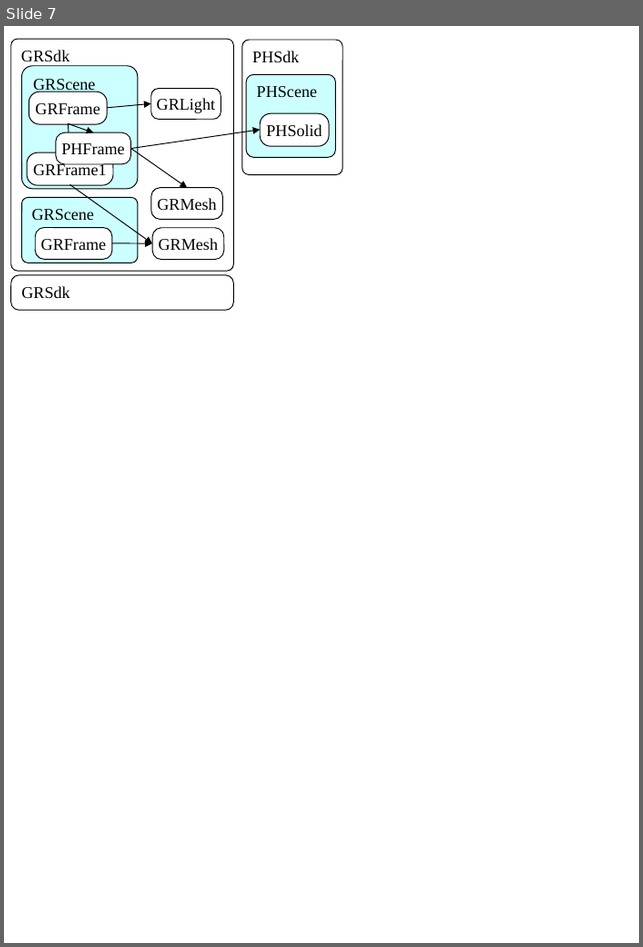
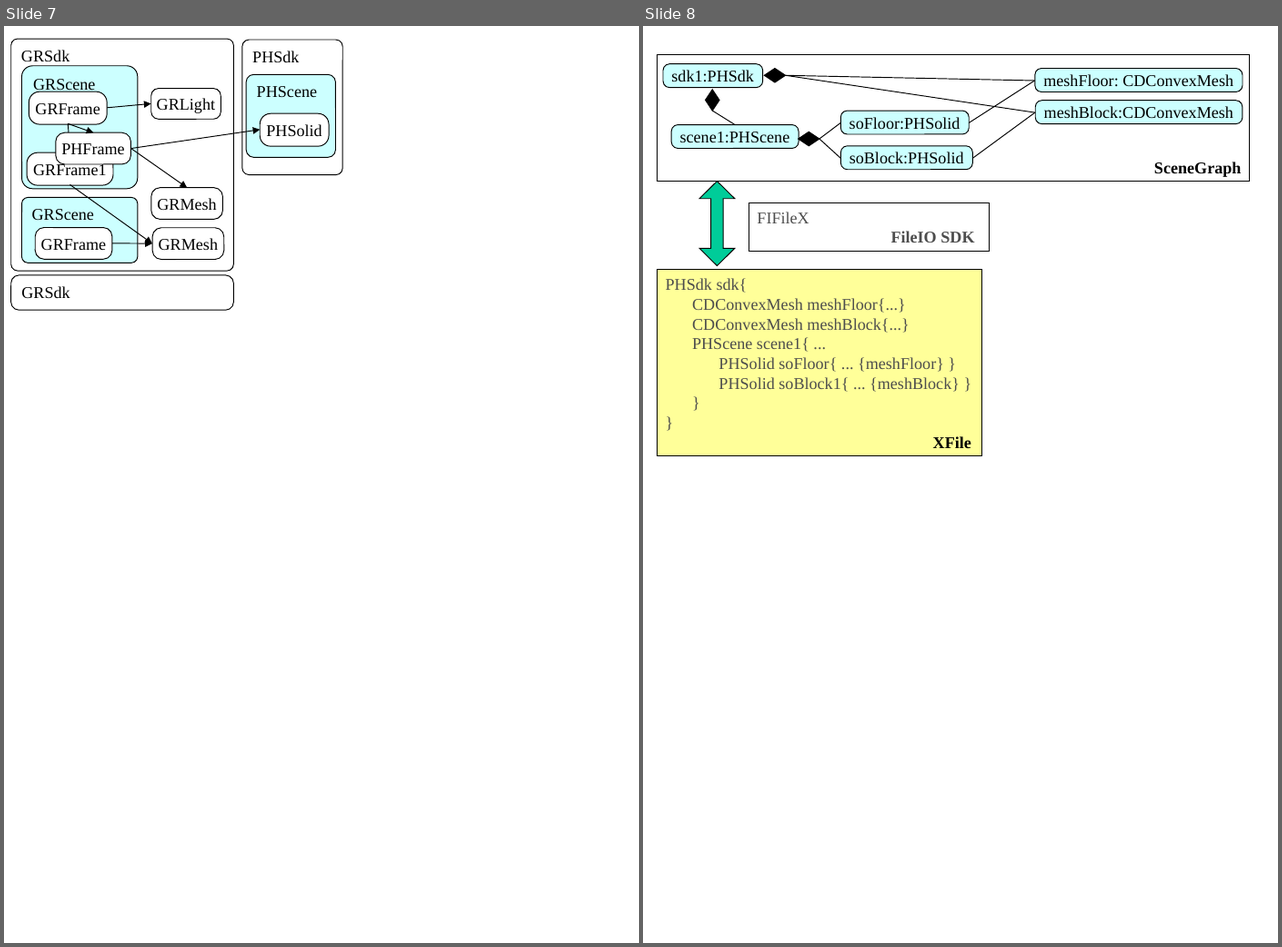
Before and after one commit to Springhead/Springhead, a slide deck: include/docsrc/01UsersGuide/fig.ppt. Shown side by side, each under a label of ours: slide 7 before the commit, slides 7 and 8 after it. The pictures are 643x947 and 1282x947 pixels, drawn with LibreOffice and Linux fonts; fonts in the diff are those of the drawing. Boxes give left, top, right and bottom in pixels: in the first picture for what was removed or moved away, otherwise in the second. Text is boxed around its words. In the diff, an @@ line names an element or a change of style, - is before the commit and + after.

```diff
--- a/include/docsrc/01UsersGuide/fig.ppt
+++ b/include/docsrc/01UsersGuide/fig.ppt
@@ slide 8 added at bbox=[643, 26, 1278, 943], background #FFFFFF @@
@@ rectangle added at bbox=[658, 54, 1250, 181], outline #000000 0.74 pt, 14 pt, text #000000, bold @@
+SceneGraph
@@ rounded rectangle added at bbox=[663, 64, 763, 88], fill #CCFFFF, outline #000000 0.74 pt, 14 pt, text #000000 @@
+sdk1:PHSdk
@@ diamond added at bbox=[764, 69, 785, 82], fill #000000, outline #000000 0.74 pt @@
@@ line added from (785, 75) to (1035, 81), #000000 0.74 pt @@
@@ line added from (785, 75) to (1035, 112), #000000 0.74 pt @@
@@ rounded rectangle added at bbox=[1035, 69, 1243, 92], fill #CCFFFF, outline #000000 0.74 pt, 14 pt, text #000000 @@
+meshFloor: CDConvexMesh
@@ diamond added at bbox=[706, 90, 720, 111], fill #000000, outline #000000 0.74 pt @@
@@ line added from (969, 122) to (1035, 81), #000000 0.74 pt @@
@@ rounded rectangle added at bbox=[1035, 101, 1243, 124], fill #CCFFFF, outline #000000 0.74 pt, 14 pt, text #000000 @@
+meshBlock:CDConvexMesh
@@ rounded rectangle added at bbox=[672, 125, 799, 149], fill #CCFFFF, outline #000000 0.74 pt, 14 pt, text #000000 @@
+scene1:PHScene
@@ line added from (712, 111) to (735, 125), #000000 0.74 pt @@
@@ diamond added at bbox=[798, 132, 820, 146], fill #000000, outline #000000 0.74 pt @@
@@ line added from (820, 139) to (841, 122), #000000 0.74 pt @@
@@ rounded rectangle added at bbox=[841, 111, 969, 134], fill #CCFFFF, outline #000000 0.74 pt, 14 pt, text #000000 @@
+soFloor:PHSolid
@@ line added from (973, 158) to (1035, 112), #000000 0.74 pt @@
@@ line added from (820, 139) to (840, 158), #000000 0.74 pt @@
@@ rounded rectangle added at bbox=[841, 146, 973, 170], fill #CCFFFF, outline #000000 0.74 pt, 14 pt, text #000000 @@
+soBlock:PHSolid
@@ up down arrow added at bbox=[699, 181, 735, 265], fill #00CC99, outline #000000 0.74 pt @@
@@ rectangle added at bbox=[749, 203, 989, 252], fill #FFFFFF, outline #000000 0.74 pt, 14 pt, text #4D4D4D, bold @@
+FIFileX
+FileIO SDK
@@ rectangle added at bbox=[658, 270, 982, 456], fill #FFFF99, outline #000000 0.74 pt, 14 pt, text #4D4D4D @@
+PHSdk sdk{
+CDConvexMesh meshFloor{...}
+CDConvexMesh meshBlock{...}
+PHScene scene1{ ...
+PHSolid soFloor{ ... {meshFloor} }
+PHSolid soBlock1{ ... {meshBlock} }
+}
+}
+XFile
```
Also in this commit, not shown: 16 other files.
